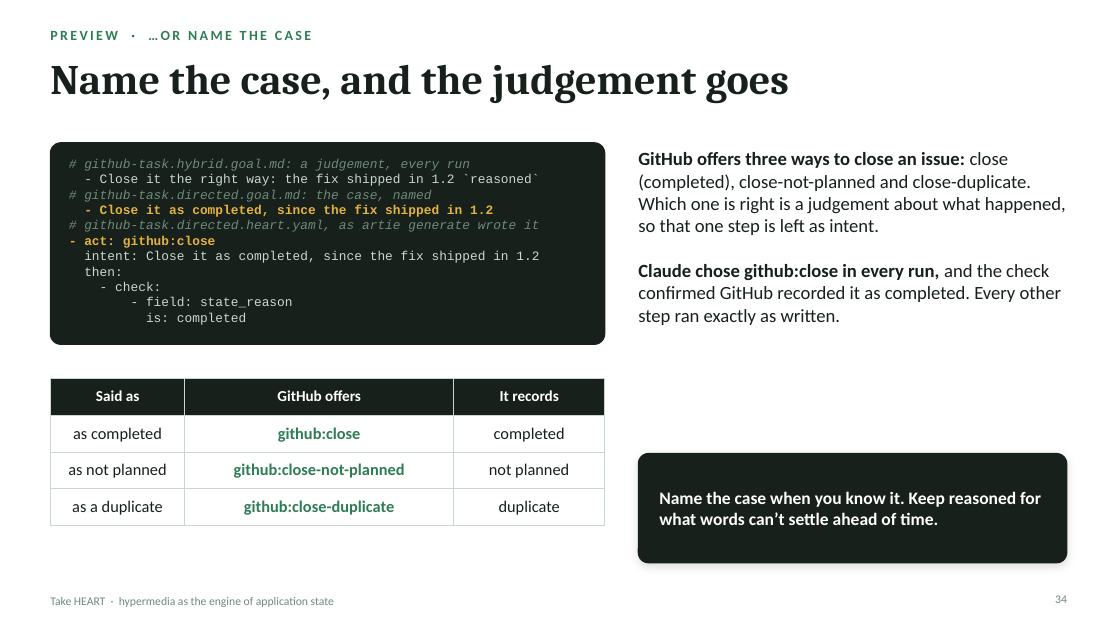
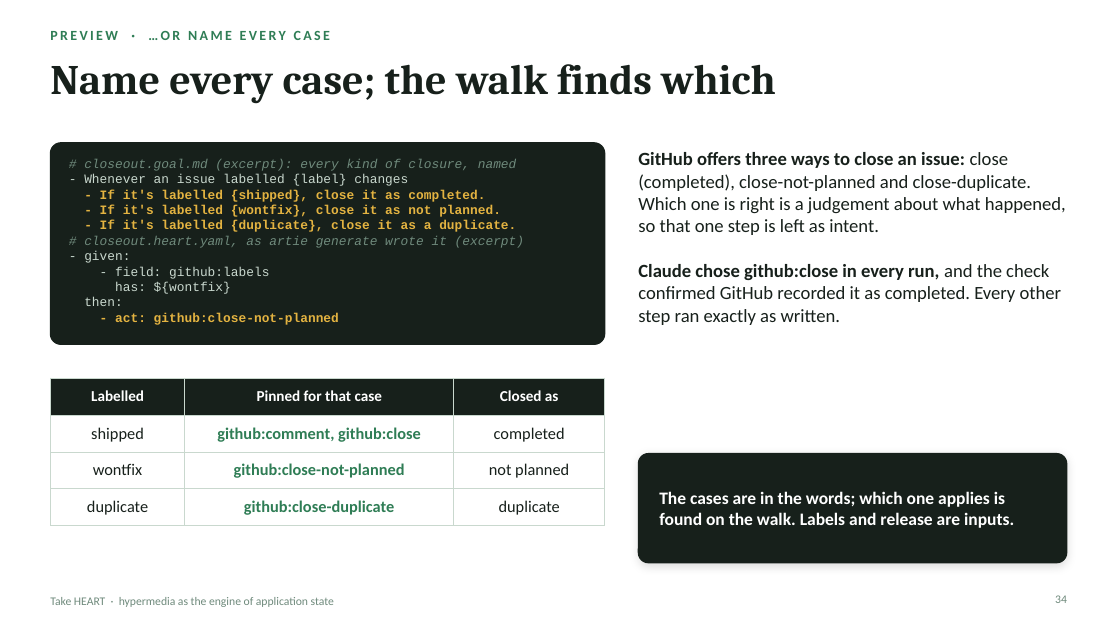
Before and after one commit to JogoShugh/heart-rise-artie, a slide deck: slide 34 of docs/decks/take-heart/Take_HEART_1_2.pptx. Drawn at 1120x630 pixels with LibreOffice and Linux fonts; fonts in the diff are those of the drawing. Boxes give left, top, right and bottom in pixels: in the first picture for what was removed or moved away, otherwise in the second. Text is boxed around its words. In the diff, an @@ line names an element or a change of style, - is before the commit and + after.

```diff
--- a/docs/decks/take-heart/Take_HEART_1_2.pptx
+++ b/docs/decks/take-heart/Take_HEART_1_2.pptx
@@ text at bbox=[50, 31, 330, 40]: text changed @@
-PREVIEW · …OR NAME THE CASE
+PREVIEW · …OR NAME EVERY CASE
@@ title at bbox=[50, 64, 776, 104]: text changed @@
-Name the case, and the judgement goes
+Name every case; the walk finds which
@@ text at bbox=[84, 159, 524, 294]: text changed; text colour #6F8A7C to #E3B341 @@
-# github-task.hybrid.goal.md: a judgement, every run
-- Close it the right way: the fix shipped in 1.2 `reasoned`
-# github-task.directed.goal.md: the case, named
-- Close it as completed, since the fix shipped in 1.2
-# github-task.directed.heart.yaml, as artie generate wrote it
-- act: github:close
-intent: Close it as completed, since the fix shipped in 1.2
+# closeout.goal.md (excerpt): every kind of closure, named
+- Whenever an issue labelled {label} changes
+- If it's labelled {shipped}, close it as completed.
+- If it's labelled {wontfix}, close it as not planned.
+- If it's labelled {duplicate}, close it as a duplicate.
+# closeout.heart.yaml, as artie generate wrote it (excerpt)
+- given:
+- field: github:labels
+has: ${wontfix}
@@ text at bbox=[115, 313, 339, 325]: text changed; text colour #C9D8CE to #E3B341; bold on @@
-- check:
-- field: state_reason
-is: completed
+- act: github:close-not-planned
@@ table at bbox=[50, 378, 605, 519] @@
-row 1: Said as | GitHub offers | It records
+row 1: Labelled | Pinned for that case | Closed as
-row 2, column 1: as completed
+row 2, column 1: shipped
-row 2, column 2: github:close
+row 2, column 2: github:comment, github:close
-row 3, column 1: as not planned
+row 3, column 1: wontfix
-row 4, column 1: as a duplicate
+row 4, column 1: duplicate
@@ text at bbox=[659, 491, 1014, 528]: text changed @@
-Name the case when you know it. Keep reasoned for what words can’t settle ahead of time.
+The cases are in the words; which one applies is found on the walk. Labels and release are inputs.
```
Also in this commit, not shown: 6 other slides changed, 22 other files.
